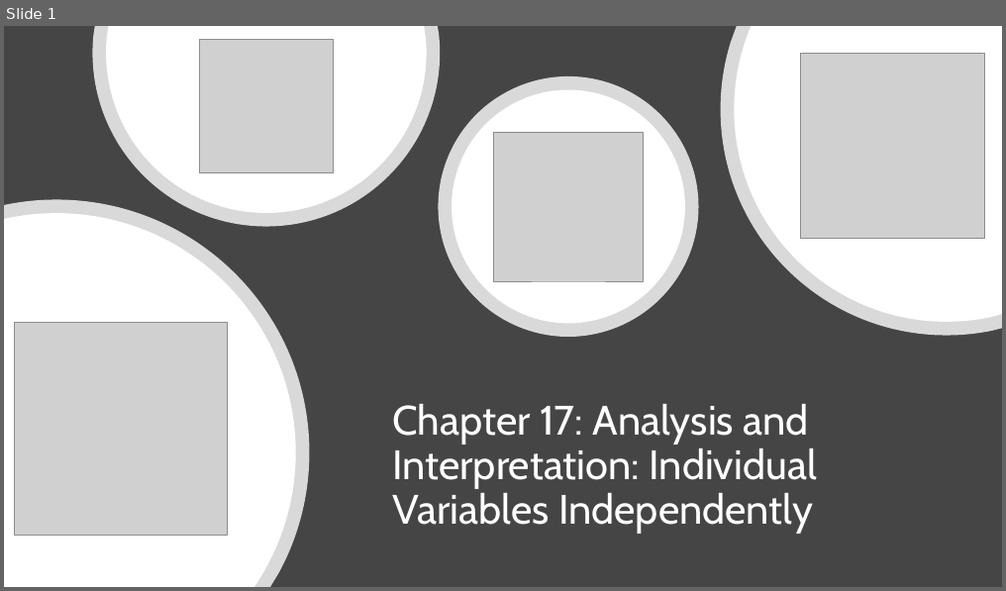
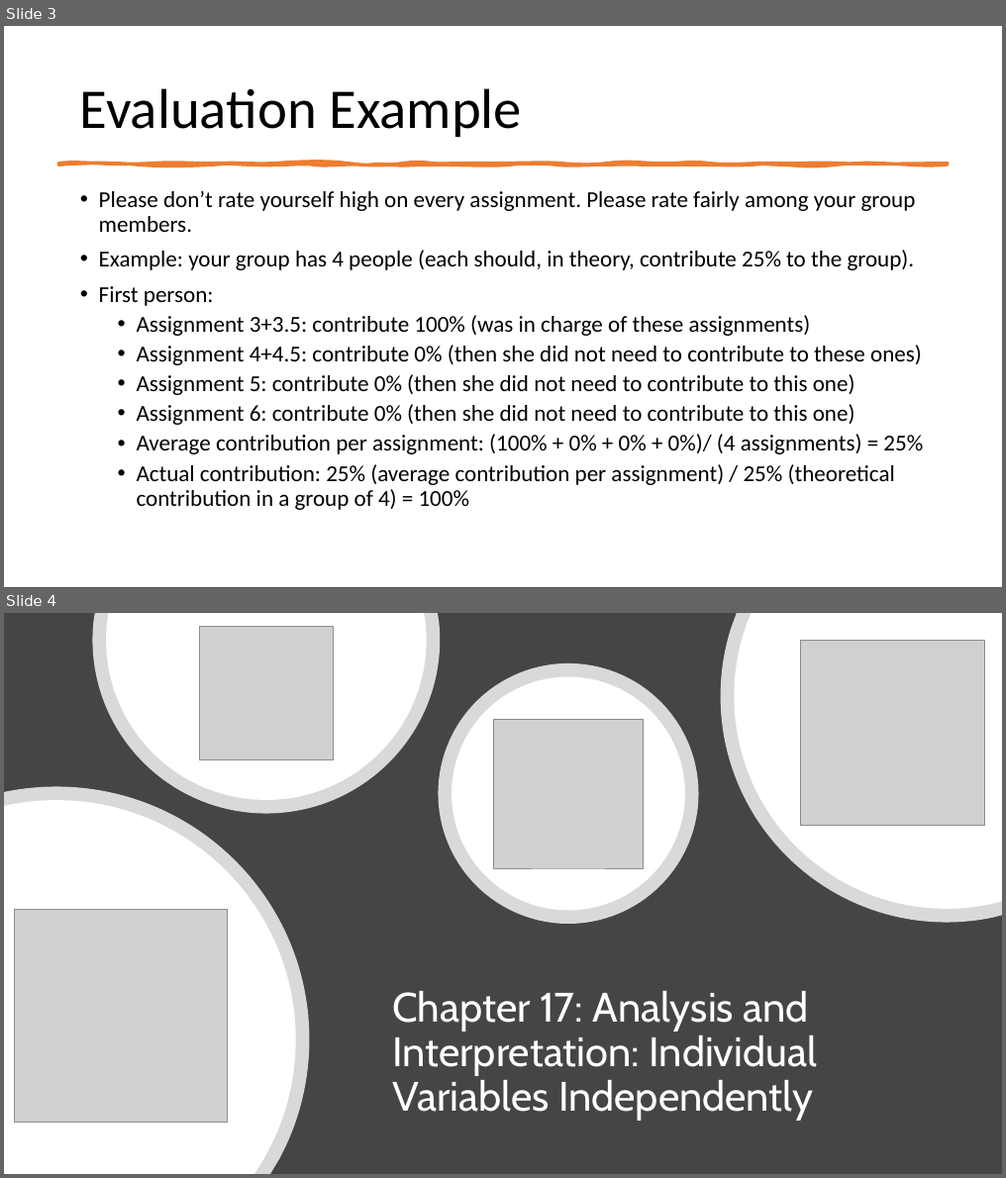
Before and after one commit to mikenguyen13/mar4050, a slide deck: lectures/11/2_Analysis and Interpretation Individual Variables Independently.pptx. Shown one above the other, each under a label of ours: slide 1 before the commit, slides 3 and 4 after it. The pictures are 1006x591 and 1006x1178 pixels, drawn with LibreOffice and Linux fonts; fonts in the diff are those of the drawing; grey boxes stand for pictures. Boxes give left, top, right and bottom in pixels: in the first picture for what was removed or moved away, otherwise in the second. Text is boxed around its words. In the diff, an @@ line names an element or a change of style, - is before the commit and + after.

```diff
--- a/lectures/11/2_Analysis and Interpretation Individual Variables Independently.pptx
+++ b/lectures/11/2_Analysis and Interpretation Individual Variables Independently.pptx
@@ slide 3 added at (4,26,1002,587), background #FFFFFF @@
@@ title added at (80,88,523,137), 54 pt, text #000000 @@
+Evaluation Example
@@ freeform shape added at (58,163,947,165), fill #ED7D31, outline #ED7D31 3.25 pt @@
@@ text added at (99,191,923,510), 22 pt, text #000000 @@
+• Please don’t rate yourself high on every assignment. Please rate fairly among your group members.
+• Example: your group has 4 people (each should, in theory, contribute 25% to the group).
+• First person:
+  • Assignment 3+3.5: contribute 100% (was in charge of these assignments)
+  • Assignment 4+4.5: contribute 0% (then she did not need to contribute to these ones)
+  • Assignment 5: contribute 0% (then she did not need to contribute to this one)
+  • Assignment 6: contribute 0% (then she did not need to contribute to this one)
+  • Average contribution per assignment: (100% + 0% + 0% + 0%)/ (4 assignments) = 25%
+  • Actual contribution: 25% (average contribution per assignment) / 25% (theoretical contribution in a group of 4) = 100%
@@ what was slide 1 is now slide 4 @@
```
Also in this commit, not shown: 6 slides changed, 3 other slides added, 2 slides removed, 15 other files.
